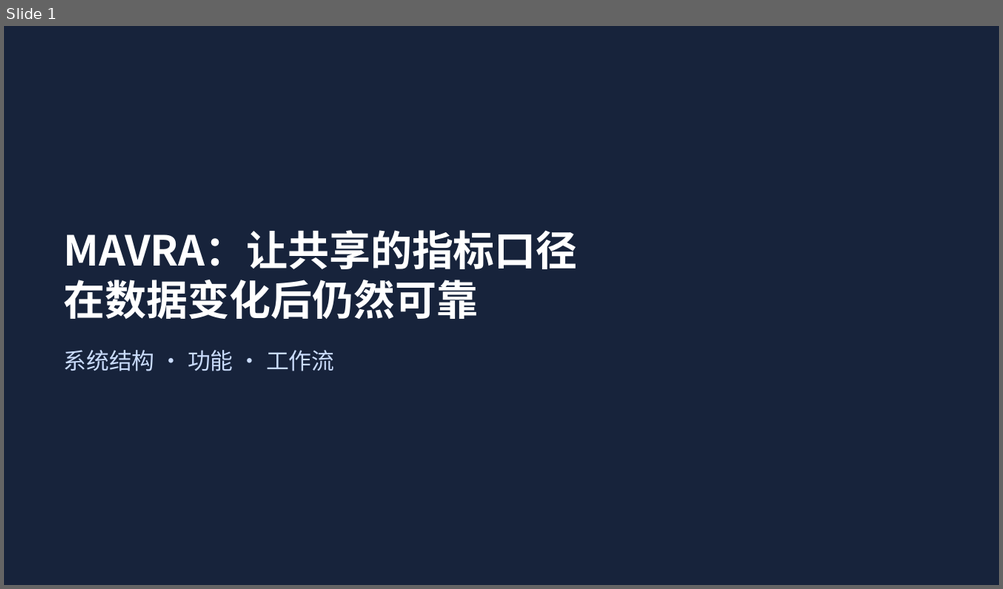
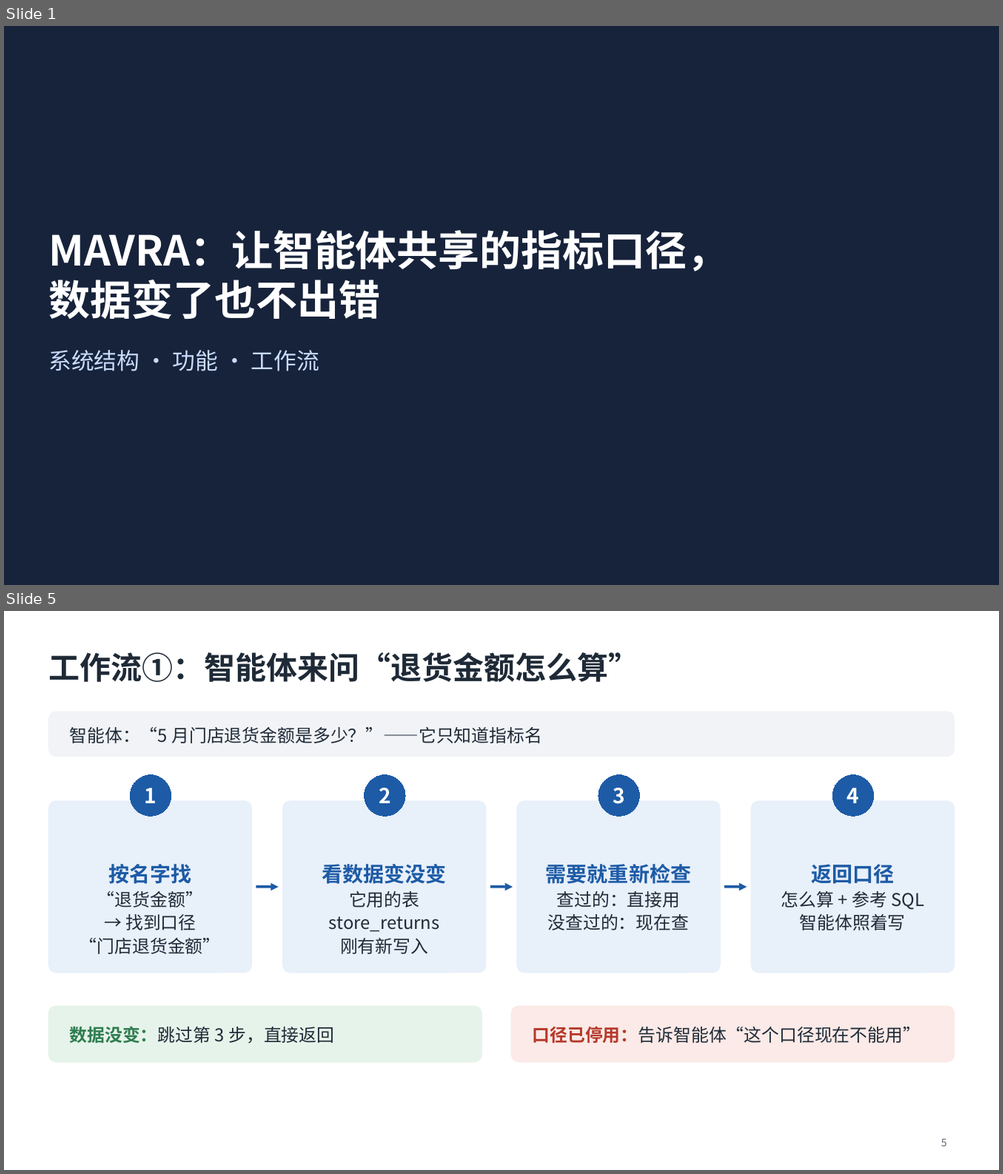
Before and after one commit to mmmttt000045/agent4db-adapter, a slide deck: docs/mavra-system.pptx. Shown one above the other, each under a label of ours: slide 1 before the commit, slides 1 and 5 after it; the slides between them are not shown. The pictures are 1003x589 and 1003x1174 pixels, drawn with LibreOffice and Linux fonts; fonts in the diff are those of the drawing. Boxes give left, top, right and bottom in pixels: in the first picture for what was removed or moved away, otherwise in the second. Text is boxed around its words. In the diff, an @@ line names an element or a change of style, - is before the commit and + after.

```diff
--- a/docs/mavra-system.pptx
+++ b/docs/mavra-system.pptx
@@ slide 5 added at (x1=4, y1=611, x2=999, y2=1170), background #FFFFFF @@
@@ title added at (x1=48, y1=652, x2=639, y2=682), 30 pt, text #1F2A37, bold @@
+工作流①：智能体来问“退货金额怎么算”
@@ rounded rectangle added at (x1=48, y1=712, x2=954, y2=757), fill #F1F3F6, outline #F1F3F6 1 pt, 17 pt, text #1F2A37 @@
+智能体：“5 月门店退货金额是多少？”——它只知道指标名
@@ ellipse added at (x1=130, y1=775, x2=171, y2=816), fill #1D5BA6, outline #1D5BA6 0.75 pt, 20 pt, text #FFFFFF, bold @@
+1
@@ ellipse added at (x1=364, y1=775, x2=405, y2=816), fill #1D5BA6, outline #1D5BA6 0.75 pt, 20 pt, text #FFFFFF, bold @@
+2
@@ ellipse added at (x1=599, y1=775, x2=640, y2=816), fill #1D5BA6, outline #1D5BA6 0.75 pt, 20 pt, text #FFFFFF, bold @@
+3
@@ ellipse added at (x1=832, y1=775, x2=874, y2=816), fill #1D5BA6, outline #1D5BA6 0.75 pt, 20 pt, text #FFFFFF, bold @@
+4
@@ rounded rectangle added at (x1=48, y1=801, x2=252, y2=973), fill #E8F0FA, outline #E8F0FA 1 pt, 17 pt, text #1F2A37 @@
+按名字找
+“退货金额”
+→ 找到口径
+“门店退货金额”
@@ rounded rectangle added at (x1=283, y1=801, x2=486, y2=973), fill #E8F0FA, outline #E8F0FA 1 pt, 17 pt, text #1F2A37 @@
+看数据变没变
+它用的表
+store_returns
+刚有新写入
@@ rounded rectangle added at (x1=518, y1=801, x2=720, y2=973), fill #E8F0FA, outline #E8F0FA 1 pt, 17 pt, text #1F2A37 @@
+需要就重新检查
+查过的：直接用
+没查过的：现在查
@@ rounded rectangle added at (x1=751, y1=801, x2=954, y2=973), fill #E8F0FA, outline #E8F0FA 1 pt, 17 pt, text #1F2A37 @@
+返回口径
+怎么算 + 参考 SQL
+智能体照着写
@@ arrow added from (256, 887) to (279, 887), #1D5BA6 2.5 pt @@
@@ arrow added from (490, 887) to (513, 887), #1D5BA6 2.5 pt @@
@@ arrow added from (724, 887) to (746, 887), #1D5BA6 2.5 pt @@
@@ rounded rectangle added at (x1=48, y1=1006, x2=481, y2=1062), fill #E6F3EA, outline #E6F3EA 1 pt, 17 pt, text #1F2A37 @@
+数据没变：跳过第 3 步，直接返回
@@ rounded rectangle added at (x1=512, y1=1006, x2=954, y2=1062), fill #FBEAE7, outline #FBEAE7 1 pt, 17 pt, text #1F2A37 @@
+口径已停用：告诉智能体“这个口径现在不能用”
@@ page number added at (x1=941, y1=1139, x2=947, y2=1147), 10 pt, text #5B6573 @@
+5
@@ slide 1 changed as well @@
@@ title at (x1=48, y1=230, x2=728, y2=319): text changed @@
-MAVRA：让共享的指标口径
-在数据变化后仍然可靠
+MAVRA：让智能体共享的指标口径，
+数据变了也不出错
@@ text "系统结构 · 功能 · 工作流" moved from (x1=64, y1=350, x2=334, y2=372) to (x1=48, y1=350, x2=319, y2=372) @@
```
Also in this commit, not shown: 1 other slide changed, 7 other slides added, 4 slides removed, 20 other files.
